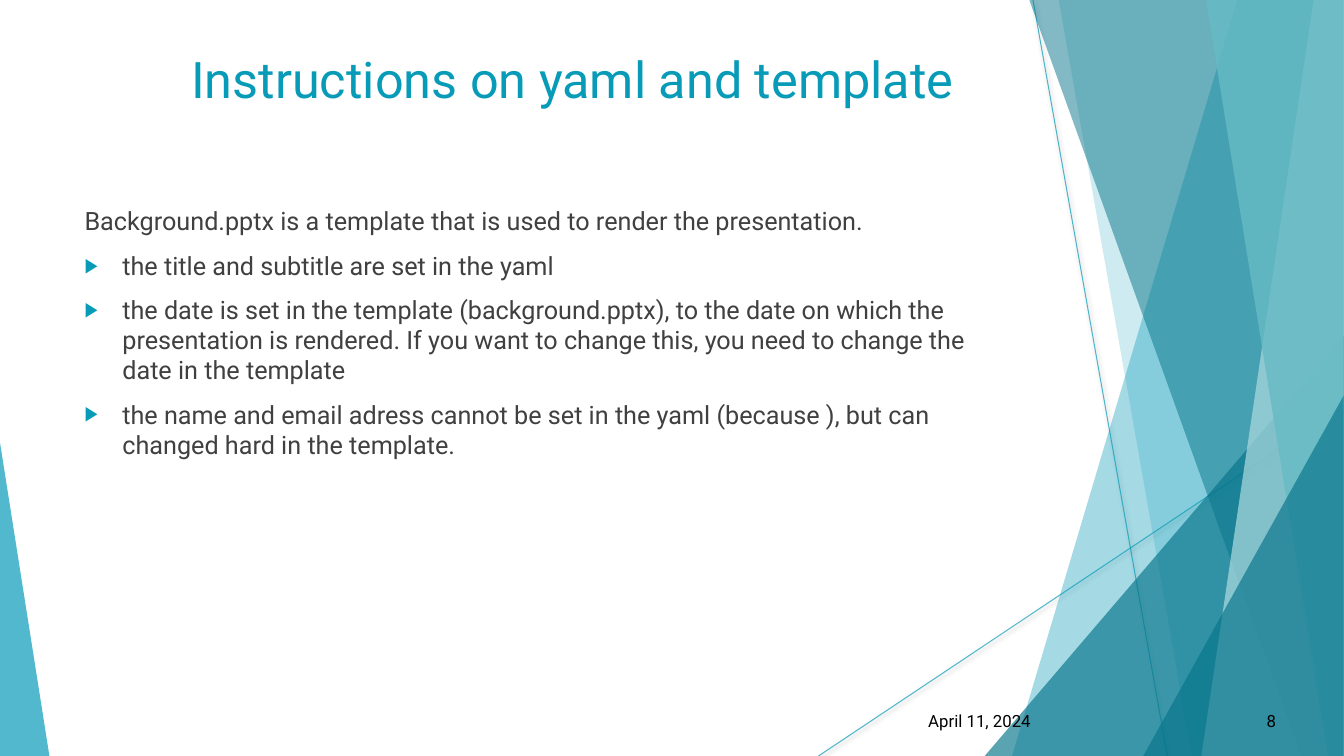
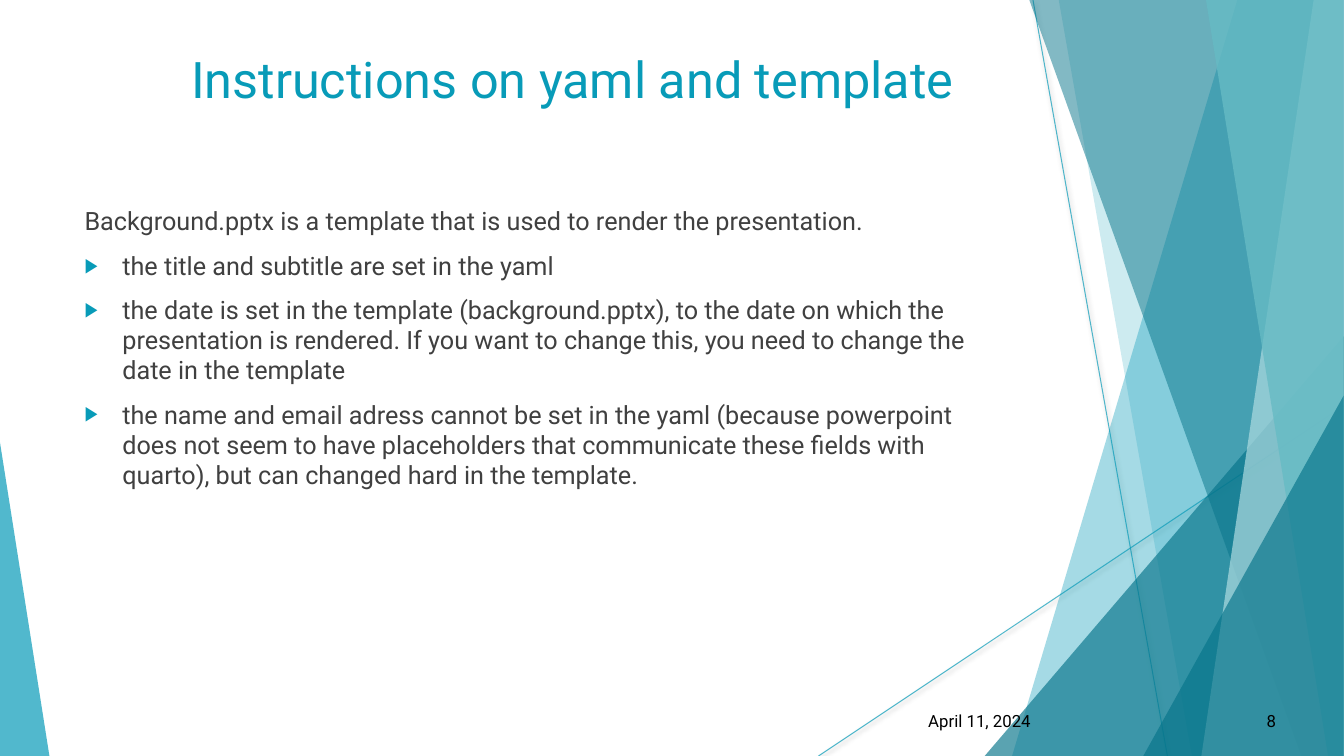
Before and after one commit to misjamikkersutwente/Quarto-Template-for-Powerpoint-Presentation, a slide deck: slide 8 of Code/Template_powerpoint.pptx. Drawn at 1344x756 pixels with LibreOffice and Linux fonts; fonts in the diff are those of the drawing; background and template pictures are left out. Boxes give left, top, right and bottom in pixels: in the first picture for what was removed or moved away, otherwise in the second. Text is boxed around its words. In the diff, an @@ line names an element or a change of style, - is before the commit and + after.

Commit message:
fixed corrupt sentence in slide:  Instructions on yaml and template

```diff
--- a/Code/Template_powerpoint.pptx
+++ b/Code/Template_powerpoint.pptx
@@ text at (122, 404, 952, 490): text changed @@
-▶ the name and email adress cannot be set in the yaml (because ), but can changed hard in the template.
+▶ the name and email adress cannot be set in the yaml (because powerpoint does not seem to have placeholders that communicate these fields with quarto), but can changed hard in the template.
```
Also in this commit, not shown: 2 other files.
